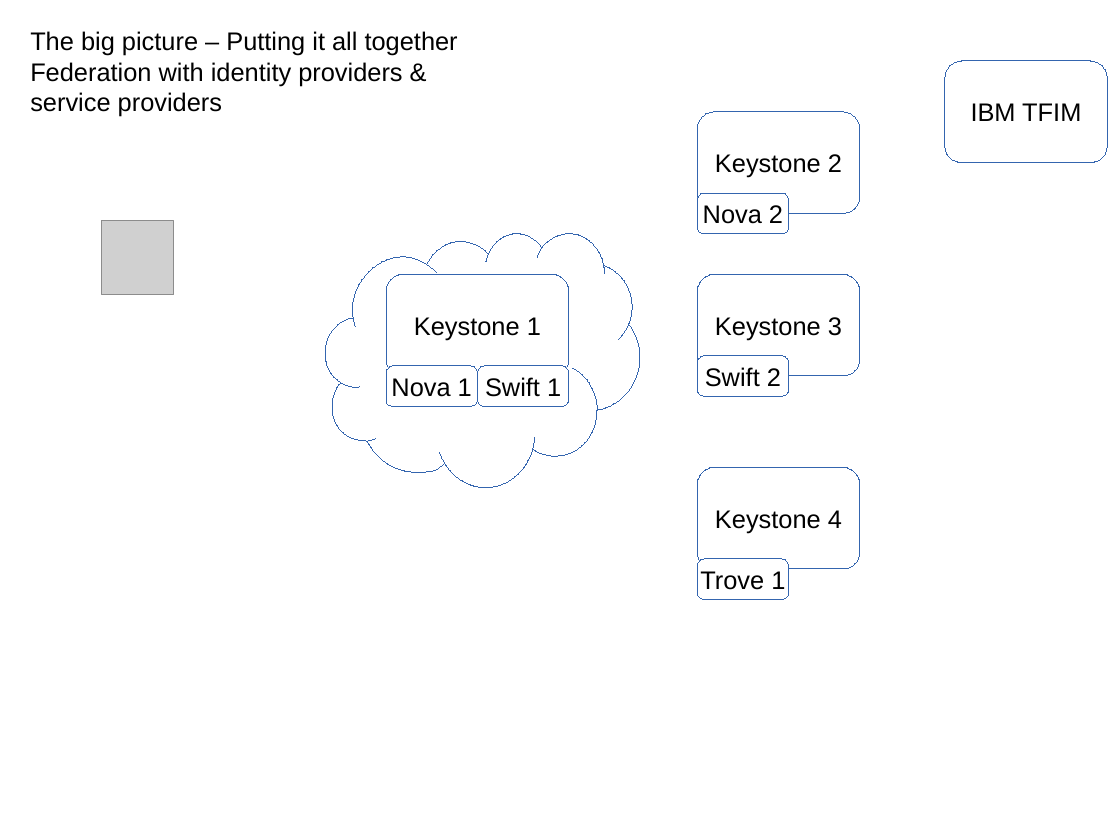
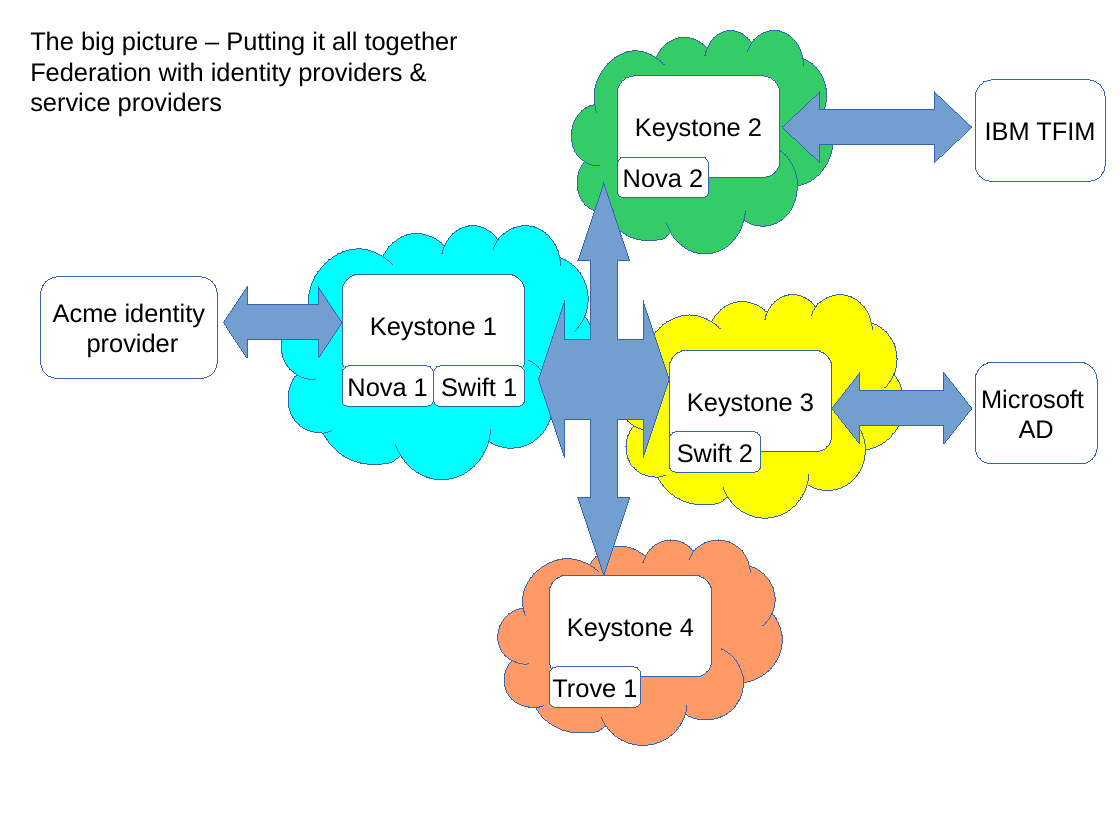
Before and after one commit to joesavak/OpenStackFederation, a slide deck: slide 9 of os-federation.odp (slide 7 before the commit). Drawn at 1120x840 pixels with LibreOffice and Linux fonts; fonts in the diff are those of the drawing; grey boxes stand for pictures. Boxes give left, top, right and bottom in pixels: in the first picture for what was removed or moved away, otherwise in the second. Text is boxed around its words. In the diff, an @@ line names an element or a change of style, - is before the commit and + after.

```diff
--- a/os-federation.odp
+++ b/os-federation.odp
@@ freeform shape added at (571, 30, 833, 254), fill #33CC66, outline #3465AF 0 pt @@
@@ rounded rectangle "Keystone 2": place and size @@
-rounded rectangle "Keystone 2" at (697, 112, 860, 213)
+rounded rectangle "Keystone 2" at (618, 76, 781, 178)
@@ rounded rectangle "IBM TFIM": place and size @@
-rounded rectangle "IBM TFIM" at (945, 61, 1108, 163)
+rounded rectangle "IBM TFIM" at (976, 80, 1106, 182)
@@ left right arrow added at (783, 91, 973, 163), fill #729FCF, outline #3465AF 0 pt @@
@@ rounded rectangle "Nova 2": place and size @@
-rounded rectangle "Nova 2" at (697, 193, 789, 234)
+rounded rectangle "Nova 2" at (618, 158, 709, 198)
@@ freeform shape added at (539, 183, 670, 575), fill #729FCF, outline #3465AF 0 pt @@
@@ picture removed at (102, 221, 174, 295) @@
@@ freeform shape: place and size @@
-freeform shape at (325, 234, 640, 488)
+freeform shape at (282, 226, 597, 480)
@@ freeform shape at (282, 226, 597, 480): fill none to #00FFFF @@
@@ rounded rectangle added at (41, 276, 217, 378), outline #3465AF 0 pt, 18 pt, text #000000 @@
+Acme identity
+provider
@@ left right arrow added at (224, 287, 343, 358), fill #729FCF, outline #3465AF 0 pt @@
@@ freeform shape added at (620, 295, 905, 518), fill #FFFF00, outline #3465AF 0 pt @@
@@ rounded rectangle "Keystone 3": place and size @@
-rounded rectangle "Keystone 3" at (697, 274, 860, 376)
+rounded rectangle "Keystone 3" at (670, 351, 832, 452)
@@ 3 rounded rectangles: place and size @@
-3 rounded rectangles at (386, 274, 569, 407)
+3 rounded rectangles at (343, 274, 525, 407)
@@ left right arrow added at (832, 373, 973, 444), fill #729FCF, outline #3465AF 0 pt @@
@@ rounded rectangle added at (976, 363, 1098, 464), outline #3465AF 0 pt, 18 pt, text #000000 @@
+Microsoft
+AD
@@ rounded rectangle "Swift 2": place and size @@
-rounded rectangle "Swift 2" at (697, 356, 789, 396)
+rounded rectangle "Swift 2" at (670, 432, 761, 473)
@@ freeform shape added at (498, 540, 783, 745), fill #FF9966, outline #3465AF 0 pt @@
@@ fill none to #FFFFFF in 4 elements at (343, 274, 525, 376), (618, 76, 781, 178), (670, 351, 832, 452), (550, 575, 712, 677) @@
@@ rounded rectangle "Keystone 4": place and size @@
-rounded rectangle "Keystone 4" at (697, 468, 860, 569)
+rounded rectangle "Keystone 4" at (550, 575, 712, 677)
@@ rounded rectangle "Trove 1": place and size @@
-rounded rectangle "Trove 1" at (697, 559, 789, 600)
+rounded rectangle "Trove 1" at (550, 667, 641, 707)
```
Also in this commit, not shown: 3 other slides changed, 2 slides added, 1 other file.
